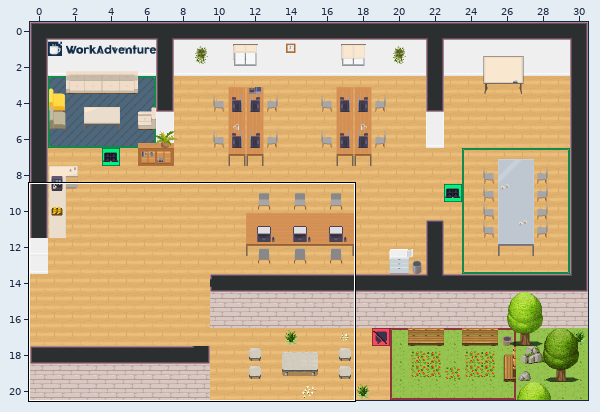
Tiled map (JSON): map.tmj. Above: a wide view before the commit, with the close-up outlined.
Close-up. Before:
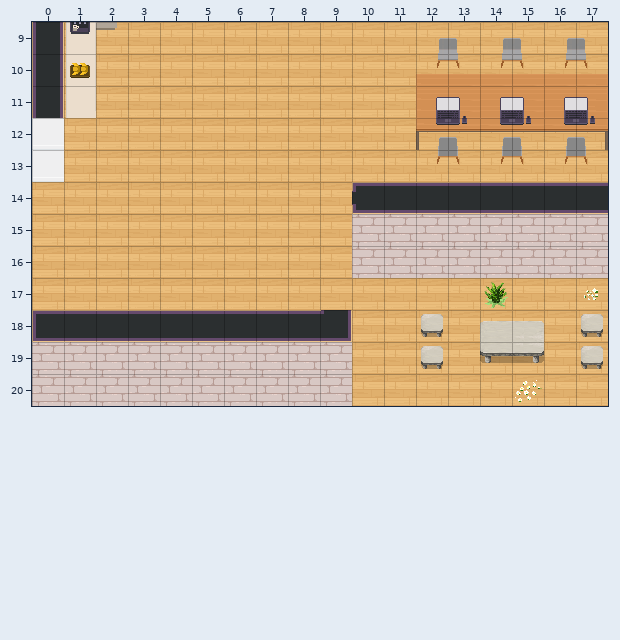
Cells are 32x32 px. Shown: x 0..17, y 9..20. The commit also changed other parts of the map, which this record leaves out.
Now the later version:
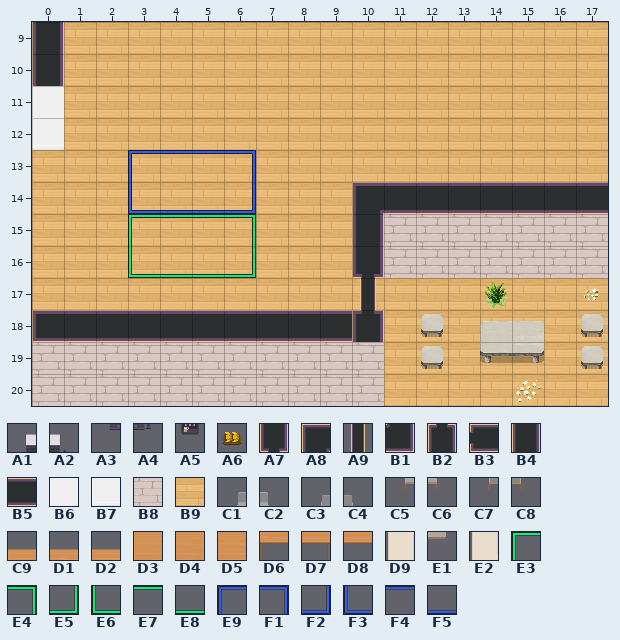
Key: from "WA_Miscellaneous": A1 2, A2 3, A3 12, A4 13, A5 56, A6 104; from "WA_Room_Builder": A7 11, A8 28, A9 36, B1 54, B2 61, B3 65, B4 102, B5 104, B6 205, B7 230, B8 310, B9 350; from "WA_Seats": C1 121, C2 122, C3 123, C4 124, C5 134, C6 135, C7 136, C8 137; from "WA_Tables": C9 0, D1 1, D2 3, D3 10, D4 11, D5 13, D6 20, D7 21, D8 23, D9 80, E1 81, E2 100; from "WA_User_Interface": E3 161, E4 162, E5 163, E6 164, E7 165, E8 166, E9 187, F1 188, F2 189, F3 190, F4 191, F5 192.
__ is an empty cell, .. an unchanged one.
The edit:
--- layer "floor/floor2"
@@ x 3..6 @@
-13 __ __ __ __
-14 __ __ __ __
-15 __ __ __ __
-16 __ __ __ __
+13 E9 F4 F4 F1
+14 F3 F5 F5 F2
+15 E3 E7 E7 E4
+16 E6 E8 E8 E5
--- layer "walls/walls1"
@@ x 0..0 @@
-11 B4
+11 B6
@@ x 0..10 @@
-13 B7 .. .. .. .. .. .. .. .. .. ..
-14 .. .. .. .. .. .. .. .. .. .. B3
-15 .. .. .. .. .. .. .. .. .. .. B8
-16 .. .. .. .. .. .. .. .. .. .. B8
-17 .. .. .. .. .. .. .. .. .. .. __
-18 .. .. .. .. .. .. .. .. .. B1 __
-19 .. .. .. .. .. .. .. .. .. .. __
-20 .. .. .. .. .. .. .. .. .. .. __
+13 B9 .. .. .. .. .. .. .. .. .. ..
+14 .. .. .. .. .. .. .. .. .. .. A8
+15 .. .. .. .. .. .. .. .. .. .. B4
+16 .. .. .. .. .. .. .. .. .. .. A7
+17 .. .. .. .. .. .. .. .. .. .. A9
+18 .. .. .. .. .. .. .. .. .. B5 B2
+19 .. .. .. .. .. .. .. .. .. .. B8
+20 .. .. .. .. .. .. .. .. .. .. B8
--- layer "furniture/furniture2"
@@ x 1..17 @@
- 9 D9 E1 .. .. .. .. .. .. .. .. .. C1 C2 C1 C2 C1 C2
-10 D9 .. .. .. .. .. .. .. .. .. .. C5 C6 C5 C6 C5 C6
-11 E2 .. .. .. .. .. .. .. .. .. .. D3 D5 D5 D5 D5 D4
-12 .. .. .. .. .. .. .. .. .. .. .. C3 C4 C3 C4 C3 C4
-13 .. .. .. .. .. .. .. .. .. .. .. C7 C8 C7 C8 C7 C8
+ 9 __ __ .. .. .. .. .. .. .. .. .. __ __ __ __ __ __
+10 __ .. .. .. .. .. .. .. .. .. .. __ __ __ __ __ __
+11 __ .. .. .. .. .. .. .. .. .. .. __ __ __ __ __ __
+12 .. .. .. .. .. .. .. .. .. .. .. __ __ __ __ __ __
+13 .. .. .. .. .. .. .. .. .. .. .. __ __ __ __ __ __
--- layer "furniture/furniture3"
@@ x 1..1 @@
- 9 A5
-10 A6
+ 9 __
+10 __
@@ x 12..17 @@
-12 D6 D8 D8 D8 D8 D7
+12 __ __ __ __ __ __
--- layer "above/above1"
@@ x 12..17 @@
-10 C9 D2 D2 D2 D2 D1
+10 __ __ __ __ __ __
--- layer "above/above2"
@@ x 12..17 @@
-11 A1 A2 A1 A2 A1 A2
-12 A3 A4 A3 A4 A3 A4
+11 __ __ __ __ __ __
+12 __ __ __ __ __ __
Boxes around the changes in both close-ups, in picture pixels (x1, y1, x2, y2):
changed: (32, 22, 117, 118)
removed: (416, 38, 608, 164)
changed: (32, 150, 64, 182)
added: (128, 150, 256, 278)
changed: (321, 191, 384, 406)
